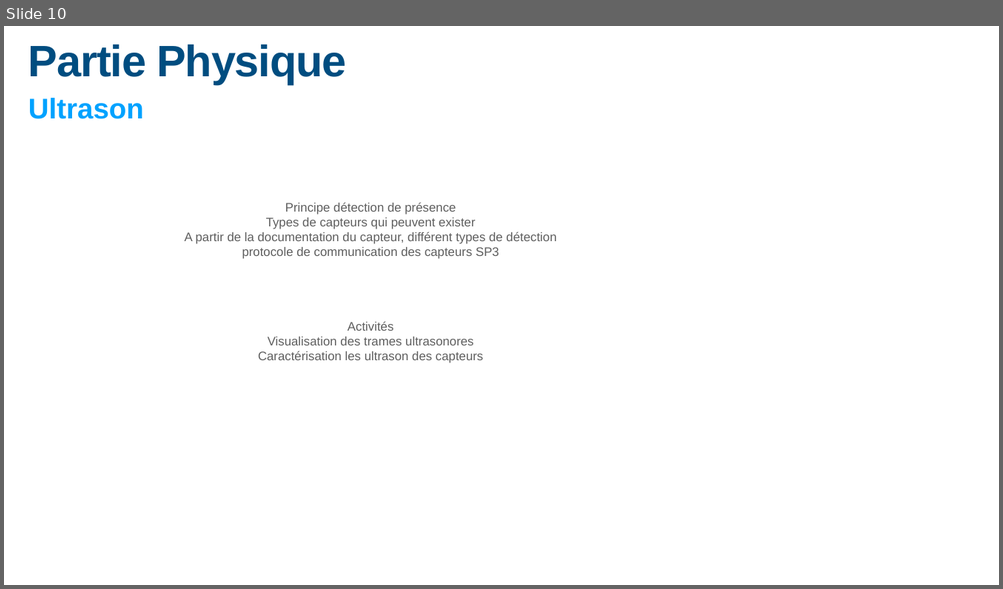
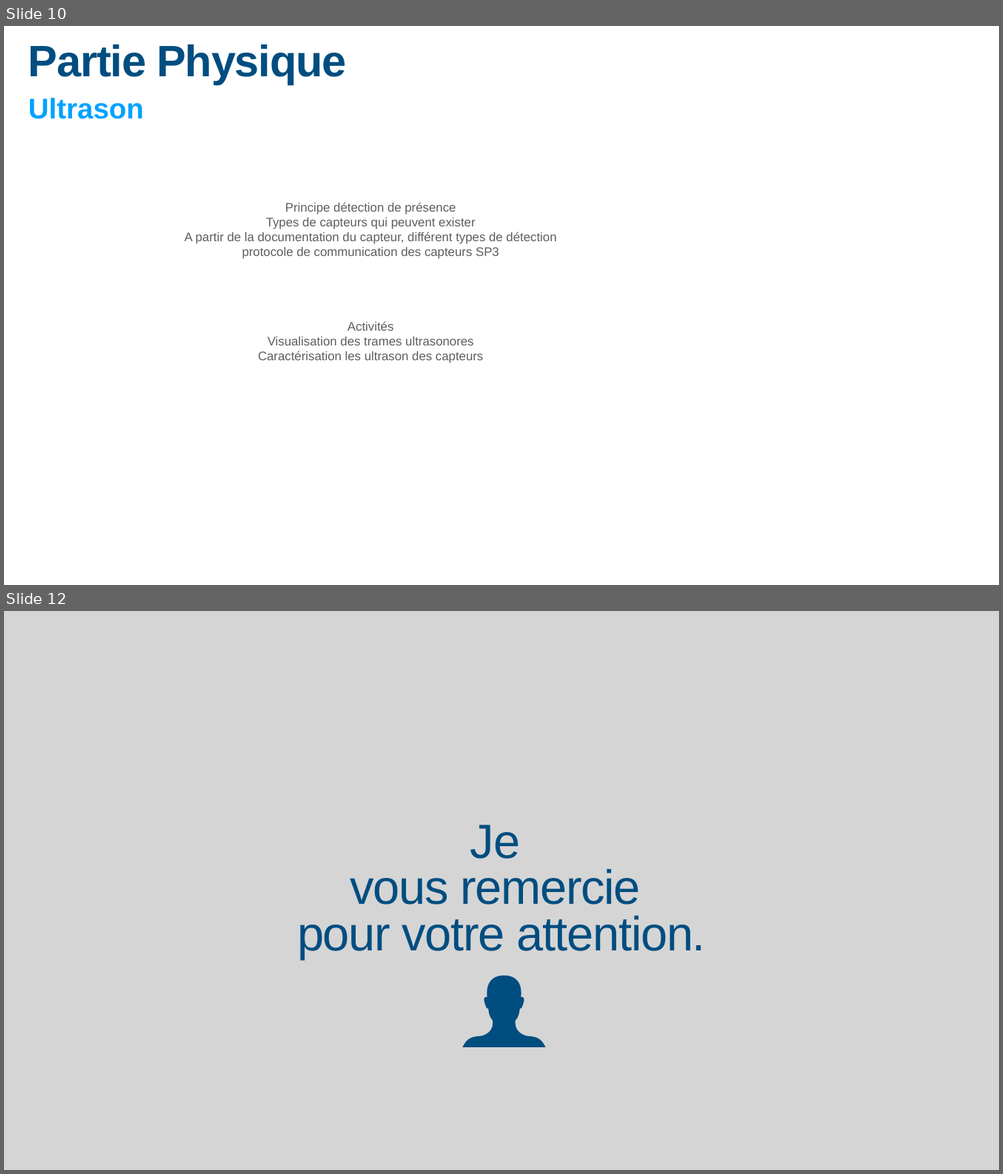
Before and after one commit to rash2615/Cirpark_Modbus, a slide deck: Cirpark_Modbus/Ressources/Final/Revue 2.pptx. Shown one above the other, each under a label of ours: slide 10 before the commit, slides 10 and 12 after it; the slides between them are not shown. The pictures are 1003x589 and 1003x1174 pixels, drawn with LibreOffice and Linux fonts; fonts in the diff are those of the drawing. Boxes give left, top, right and bottom in pixels: in the first picture for what was removed or moved away, otherwise in the second. Text is boxed around its words. In the diff, an @@ line names an element or a change of style, - is before the commit and + after.

```diff
--- a/Cirpark_Modbus/Ressources/Final/Revue 2.pptx
+++ b/Cirpark_Modbus/Ressources/Final/Revue 2.pptx
@@ slide 12 added at [4,611,999,1170], background #D5D5D5 @@
@@ text added at [297,825,706,960], 92.8 pt, text #004D80 @@
+Je
+vous remercie
+pour votre attention.
@@ freeform shape added at [462,976,545,1048], fill #004D80 @@
```
Also in this commit, not shown: 6 slides changed.
